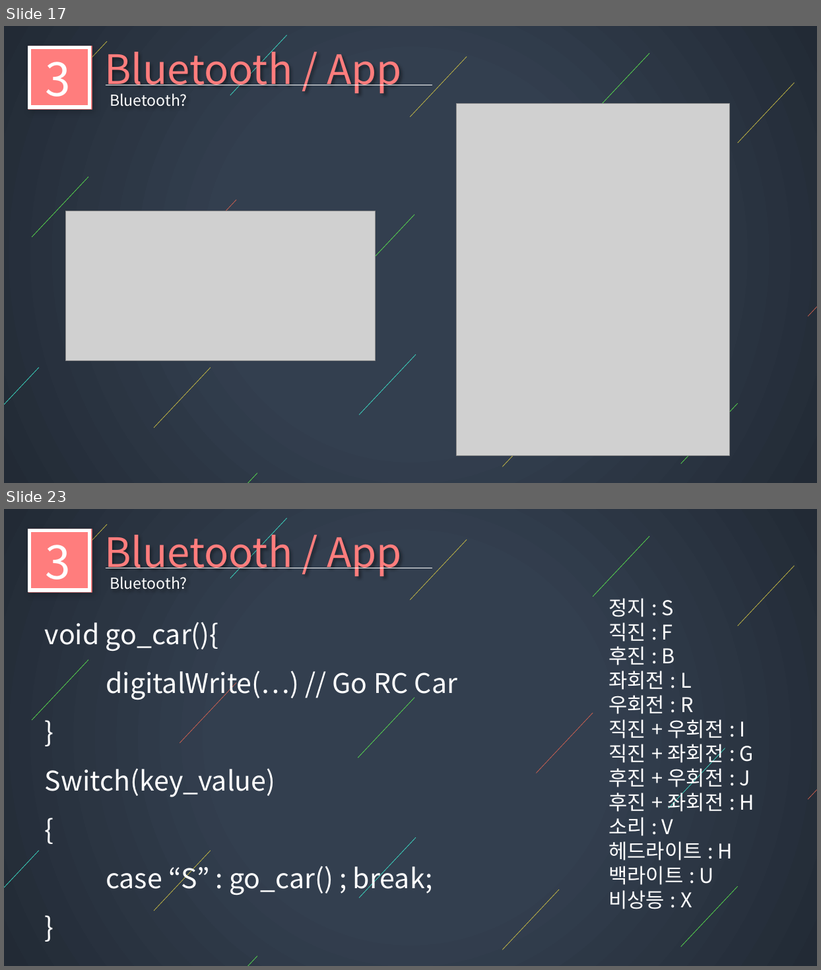
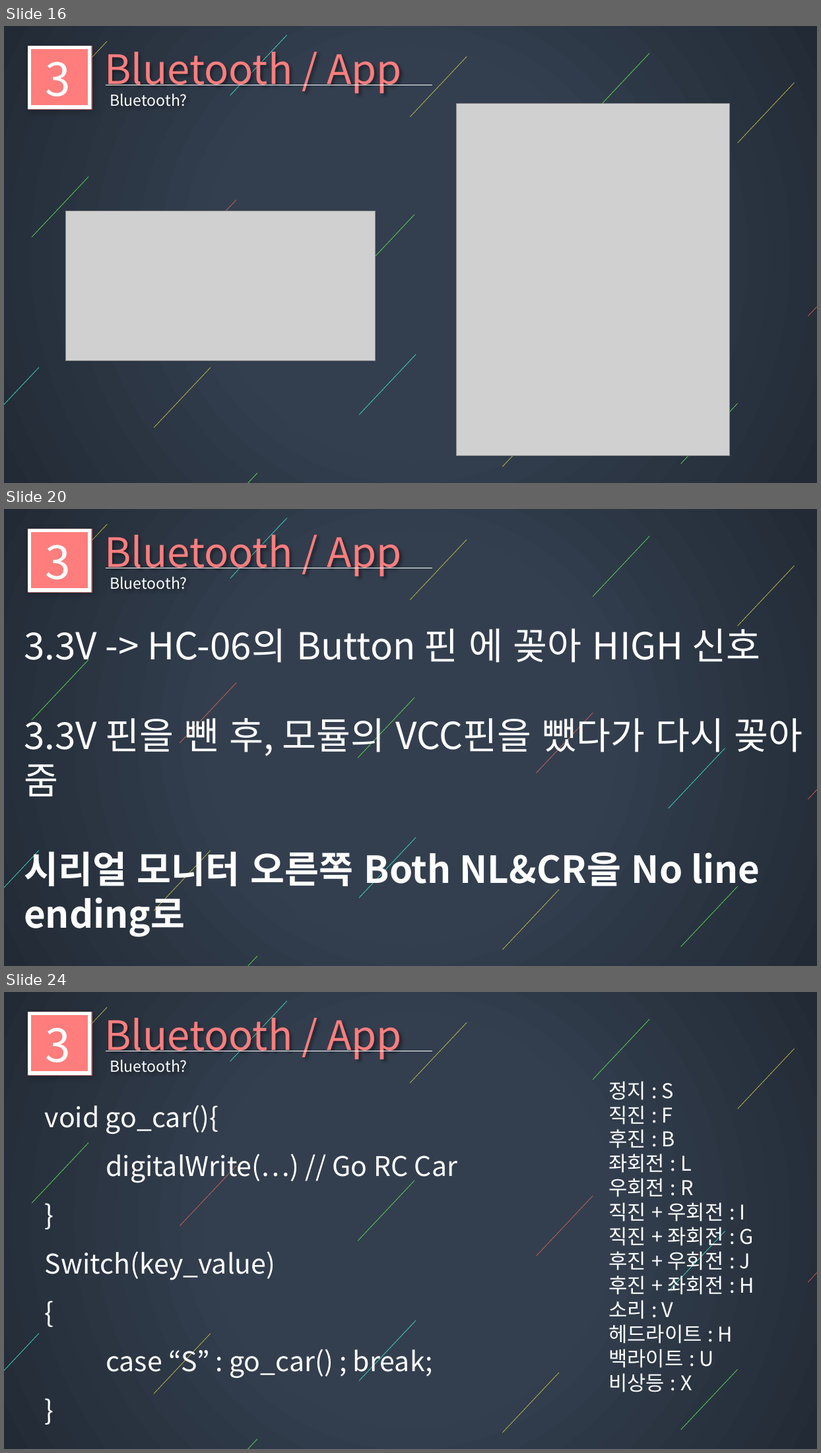
Before and after one commit to I-got-new-RC-car-bro/LecturePlan, a slide deck: lecture_plan/6차시/presentation/6차시 ppt.pptx. Shown one above the other, each under a label of ours: slides 17 and 23 before the commit, slides 16, 20 and 24 after it; the slides between them are not shown. The pictures are 821x970 and 821x1453 pixels, drawn with LibreOffice and Linux fonts; fonts in the diff are those of the drawing; grey boxes stand for pictures; background and template pictures are left out. Boxes give left, top, right and bottom in pixels: in the first picture for what was removed or moved away, otherwise in the second. Text is boxed around its words. In the diff, an @@ line names an element or a change of style, - is before the commit and + after.

```diff
--- a/lecture_plan/6차시/presentation/6차시 ppt.pptx
+++ b/lecture_plan/6차시/presentation/6차시 ppt.pptx
@@ slide 20 added at [4, 509, 817, 966], background gradient #222A35 to #333F50 @@
@@ line added from (107, 524) to (50, 585), #D5C745 0.5 pt @@
@@ text added at [104, 525, 402, 578], 48 pt, text #FF7D7D @@
+Bluetooth / App
@@ line added from (287, 518) to (230, 578), #3EECD1 0.5 pt @@
@@ rectangle added at [28, 529, 92, 593], fill #FF7D7D @@
@@ rectangle added at [30, 530, 89, 590], outline #FFFFFF 4.25 pt @@
@@ text added at [45, 545, 70, 590], 54 pt, text #FFFFFF @@
+3
@@ line added from (467, 539) to (411, 600), #D5C745 0.5 pt @@
@@ line added from (650, 537) to (593, 597), #5DEC4F 0.5 pt @@
@@ line added from (795, 566) to (738, 626), #D5C745 0.5 pt @@
@@ line added from (105, 568) to (433, 568), #FFFFFF 0.5 pt @@
@@ text added at [110, 576, 187, 590], 18 pt, text #FFFFFF @@
+Bluetooth?
@@ text added at [24, 623, 803, 937], 44 pt, text #FFFFFF @@
+3.3V -> HC-06의 Button 핀 에 꽂아 HIGH 신호
+3.3V 핀을 뺀 후, 모듈의 VCC핀을 뺐다가 다시 꽂아 줌
+시리얼 모니터 오른쪽 Both NL&CR을 No line ending로
+mySerial.begin(9600); 으로 수정
@@ line added from (88, 659) to (32, 720), #5DEC4F 0.5 pt @@
@@ line added from (236, 683) to (180, 743), #DF6551 0.5 pt @@
@@ line added from (415, 698) to (358, 758), #5DEC4F 0.5 pt @@
@@ line added from (593, 714) to (537, 773), #DF6551 0.5 pt @@
@@ line added from (817, 739) to (808, 799), #DF6551 0.5 pt @@
@@ line added from (725, 748) to (669, 809), #3EECD1 0.5 pt @@
@@ line added from (416, 838) to (359, 898), #3EECD1 0.5 pt @@
@@ line added from (39, 851) to (4, 911), #3EECD1 0.5 pt @@
@@ line added from (211, 851) to (154, 911), #D5C745 0.5 pt @@
@@ line added from (559, 890) to (502, 950), #D5C745 0.5 pt @@
@@ line added from (738, 887) to (681, 947), #5DEC4F 0.5 pt @@
@@ line added from (257, 956) to (201, 966), #5DEC4F 0.5 pt @@
@@ what was slide 17 is now slide 16 @@
@@ what was slide 23 is now slide 24 @@
```
Also in this commit, not shown: 8 slides changed, 1 other slide added, 1 slide removed, 3 other files.
